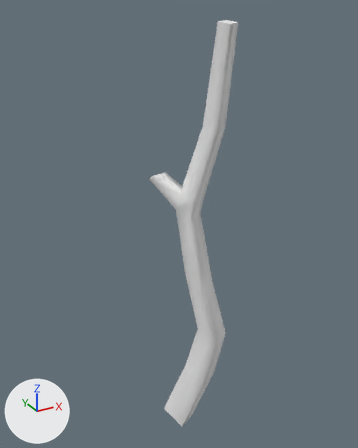
An edit to the glTF model Structures Plus/models/c90part_9b7b3b205daeff598d186882.glb, drawn before and after from the same camera.
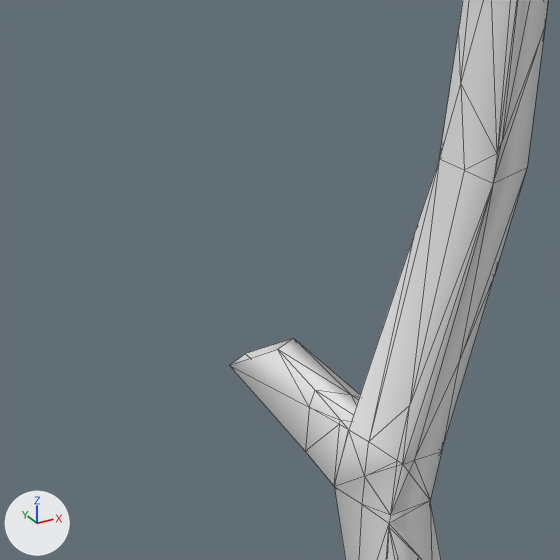
There are two pictures of each version: one whole from a camera (50 mm lens) standing at (0.011, -0.767, 2.217) and looking at (0.99, 1.013, 1.327), one close up on the part from 25% to 65% of the width and 19% to 51% of the height. Arrows for +X, +Y and +Z are at lower left; the lights stay in place. The first two pictures are the older version. The close-ups show mesh edges as thin lines. Vertices at exactly the same position are counted once.
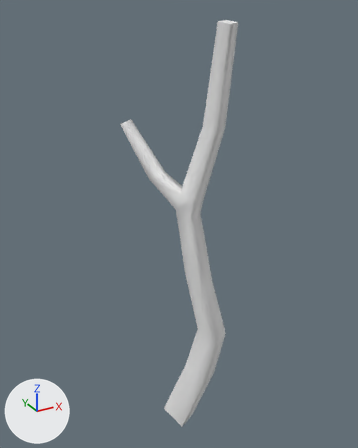
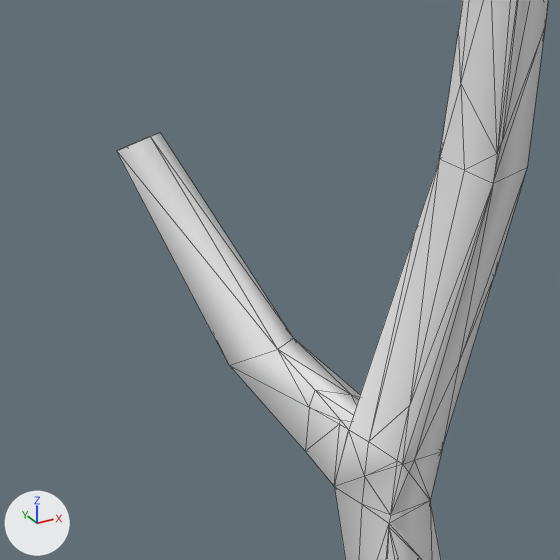
What changed in the scene script:
```text
Change me_mesh_0:
    used by ob_cube; location = (0.0, 0.0, 0.0)
    remove me_mesh_0.from_pydata(...)  # 173 vertices, 340 faces; spans x 0.88..1.1, y 0.67..1.12, z 0.27..2.18
    add me_mesh_0.from_pydata(...)  # 177 vertices, 350 faces; spans x 0.82..1.1, y 0.67..1.28, z 0.27..2.18
    me_mesh_0 part 1
    4 vertices are added at (0.85, 1.21, 1.77), (0.82, 1.24, 1.75), (0.88, 1.24, 1.76), (0.85, 1.28, 1.74)
    10 new faces join them, mat_whitetrunk (white #e7e7e7)
```

Where the change shows, as pixel boxes [x1, y1, x2, y2] in the close-ups (560 x 560 px):
'Cube', reshaped: before [229, 0, 548, 560]; after [117, 0, 548, 560]
part 1 of me_mesh_0, added: after [117, 133, 294, 365]
